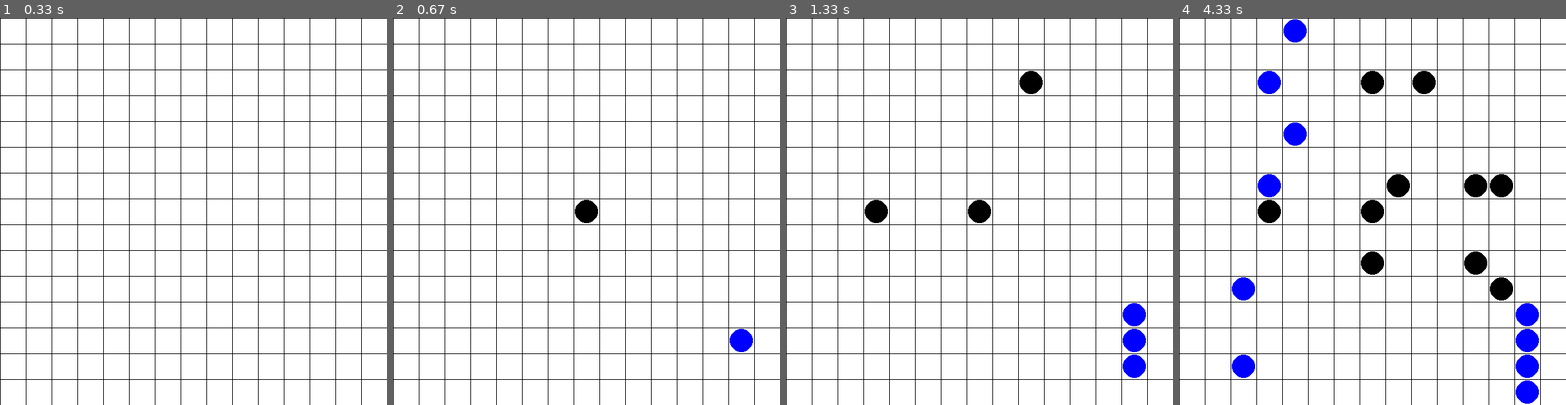
Above: before the commit, frames 1-4 (left to right).
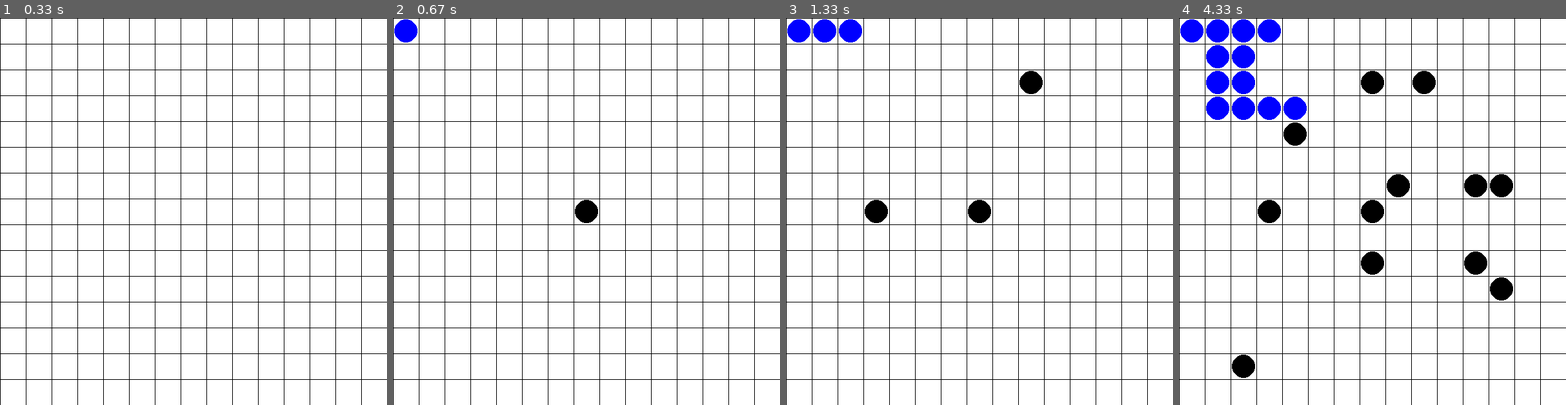
Above: after the commit, the same moments.

Repository: HuyHoang04/Caro-pygame
Game: pygame game, started from Algorithm/main.py
The game is run twice, just before and just after one commit, with the same random seed, the same clock (stepped at 60 frames per second) and the same inputs.
Inputs (mouse positions are in pixels of both pictures, inside the frame that each line leads up to):
- Up to frame 1 (0.33 s): no input
- Up to frame 2 (0.67 s): click (586, 211) at 0.38 s
- Up to frame 3 (1.33 s): click (886, 215) at 0.72 s; click (1037, 76) at 1.05 s
- Up to frame 4 (4.33 s): click (1380, 79) at 1.38 s; click (1376, 250) at 1.72 s; click (1473, 273) at 2.05 s; click (1473, 176) at 2.38 s; click (1511, 180) at 2.72 s; click (1507, 288) at 3.05 s; click (1387, 196) at 3.38 s; click (1287, 141) at 3.72 s; click (1256, 354) at 4.05 s

Frame 1 is identical in both runs. In frame 2, 0.6% of the frame differs, in the area x 0-93%, y 0-87%; in frame 3, 1.7%; in frame 4, 6.1%, in the area x 0-93%, y 0-100%.

Commit message:
UPDATE BOARD SIZE !!!!!!!
DUMA LAM DUOC ROI :))))

Diff:
--- a/Algorithm/main.py
+++ b/Algorithm/main.py
@@ -22,7 +22,7 @@
 
 # Difficulty levels
 EASY, MEDIUM, HARD, VERY_HARD = 1, 2, 3, 4
-AI_DIFFICULTY = VERY_HARD  # Change this to EASY, MEDIUM, or HARD
+AI_DIFFICULTY = HARD  # Change this to EASY, MEDIUM, or HARD
 
 def draw_board(screen, grid_size, cell_size):
     screen.fill(WHITE)
--- a/Game/Play/constants.py
+++ b/Game/Play/constants.py
@@ -1,44 +1,43 @@
 import pygame, random
 
-# Khởi tạo pygame
 pygame.init()
+# Thiết lập kích thước bảng và các biến
 
-# Thiết lập kích thước bảng và các biến
-board_sizes = ["8x8", "10x10", "15x15", "18x18", "20x20"]  # Các kích thước bảng
-current_size_index = 0
-N = int(board_sizes[current_size_index].split('x')[0])  # Kích thước ma trận ban đầu
-WIN_CONDITION = 5  # Số ký tự liên tiếp để thắng
-CELL_SIZE = 35  # Kích thước mỗi ô vuông
-WIDTH = 1280  # Đảm bảo kích thước này trùng với SCREEN trong menu.py
-HEIGHT = 850  # Đảm bảo kích thước này trùng với SCREEN trong menu.py
+N =  18
+WIN_CONDITION = 5
+CELL_SIZE = 35
+WIDTH = 1280
+HEIGHT = 850
 WHITE = (255, 255, 255)
 BLACK = (0, 0, 0)
-RED = (255, 0, 0)  # Màu nền lưới
-BACKGROUND_COLOR = pygame.image.load("assets/Background3.jpg")  # Màu nền màn hình
+RED = (255, 0, 0)
+BACKGROUND_COLOR = pygame.image.load("assets/Background3.jpg")
 LINE_WIDTH = 2
-FRAME_COLOR = (0, 128, 128)  # Màu khung bao quanh lưới
-FRAME_WIDTH = 6  # Độ dày của khung
+FRAME_COLOR = (0, 128, 128)
+FRAME_WIDTH = 6
 
 # Tải các biểu tượng X và O
-ICON_X = pygame.image.load("assets/iconX.png")  # Đường dẫn tới ảnh iconX.png
-ICON_O = pygame.image.load("assets/iconO.png")  # Đường dẫn tới ảnh iconO.png
+ICON_X = pygame.image.load("assets/iconX.png")
+ICON_O = pygame.image.load("assets/iconO.png")
 
-# Cân nhắc thay đổi kích thước icon để phù hợp với CELL_SIZE (nếu cần thiết)
 ICON_X = pygame.transform.scale(ICON_X, (CELL_SIZE - 10, CELL_SIZE - 10))
 ICON_O = pygame.transform.scale(ICON_O, (CELL_SIZE - 10, CELL_SIZE - 10))
 
 
-# Thiết lập vị trí lưới để nằm giữa màn hình
 def update_grid_offset():
     global GRID_OFFSET_X, GRID_OFFSET_Y
-
-    # Tính toán tổng chiều rộng và chiều cao của bàn cờ
     total_width = N * CELL_SIZE
     total_height = N * CELL_SIZE
-
-    # Căn giữa bàn cờ trong màn hình (hoặc đặt nó ở góc trái nếu quá rộng)
     GRID_OFFSET_X = (WIDTH - total_width) // 2
     GRID_OFFSET_Y = (HEIGHT - total_height) // 2
+
+def set_board_size(size):
+    global N
+    N = size
+    update_grid_offset()
+
+def get_board_size():
+    return N
 
 def get_board_position(mouse_pos):
     x, y = mouse_pos
@@ -53,30 +52,24 @@
     if empty_cells:
         return random.choice(empty_cells)
     return None, None
-
-# Gọi cập nhật lần đầu tiên
 update_grid_offset()
 
 import pygame
 from constants import *
 
-#--------------------------------------------------------------------------------------------------------------------------------------------------------------------------------------------------#
+#----------------------------------------------------------------------------------------------------------------------------------#
 #Vẽ lưới bàn cờ và khung bàn cờ
 def draw_grid(screen):
     """
     Vẽ lưới bàn cờ vào màn hình.
     """
-    screen.blit(BACKGROUND_COLOR, (0, 0))  # Đặt màu nền cho màn hình
-
+    screen.blit(BACKGROUND_COLOR, (0, 0))
 
     pygame.draw.rect(screen, FRAME_COLOR,
                      (GRID_OFFSET_X - FRAME_WIDTH, GRID_OFFSET_Y - FRAME_WIDTH,
                       N * CELL_SIZE + 2 * FRAME_WIDTH, N * CELL_SIZE + 2 * FRAME_WIDTH))
-
-
     pygame.draw.rect(screen, BLACK,
                      (GRID_OFFSET_X, GRID_OFFSET_Y, N * CELL_SIZE, N * CELL_SIZE))
-
 
     for i in range(1, N):
         pygame.draw.line(screen, WHITE,
@@ -100,15 +93,10 @@
 
 
 def draw_winning_line(screen, positions):
-    """
-    Vẽ đường thắng nếu có người chiến thắng.
-    """
     if not positions:
         return
-
     start_pos = positions[0]
     end_pos = positions[-1]
-
     start_x = GRID_OFFSET_X + start_pos[1] * CELL_SIZE + CELL_SIZE // 2
     start_y = GRID_OFFSET_Y + start_pos[0] * CELL_SIZE + CELL_SIZE // 2
     end_x = GRID_OFFSET_X + end_pos[1] * CELL_SIZE + CELL_SIZE // 2
--- a/Game/Play/leaderboard.csv
+++ b/Game/Play/leaderboard.csv
@@ -12,5 +12,10 @@
 Hoang,Lose
 Vinh,Lose
 Hung,Lose
-
+23,Lose
+Dung,Lose
+Toan,Lose
+Vu,Lose
+Quang,Lose
 1111,Win
+23,Win
--- a/Game/Play/leaderboard.py
+++ b/Game/Play/leaderboard.py
@@ -1,4 +1,4 @@
-# leaderboard.py
+
 import csv
 from constants import *
 
@@ -12,18 +12,15 @@
             writer.writerow([player_name, status])
 
 
-
-# Hàm đọc bảng xếp hạng từ file
 def load_leaderboard():
     leaderboard = []
     try:
         with open(LEADERBOARD_FILE, mode="r") as file:
             reader = csv.reader(file)
             for row in reader:
-                if len(row) >= 2:  # Đảm bảo dòng có ít nhất 2 phần tử
+                if len(row) >= 2:
                     leaderboard.append(row)
 
     except FileNotFoundError:
-        # File chưa tồn tại, không cần làm gì thêm
         pass
     return leaderboard
--- a/Game/Play/play.py
+++ b/Game/Play/play.py
@@ -2,75 +2,63 @@
 import pygame, sys, random, pyperclip
 from button import Button
 from constants import *
-
 from checkwin import check_winner
 from leaderboard import save_score, load_leaderboard
 
 
-# Khởi tạo pygame
 pygame.init()
 
-# Thiết lập màn hình hiển thị
+
 SCREEN = pygame.display.set_mode((1280, 850))
 pygame.display.set_caption("Menu")
-
-# Tải ảnh nền
 BG = pygame.image.load("assets/Background3.jpg")
 player_name = ""
 
-# Hàm lấy font chữ
 def get_font(size):
     return pygame.font.Font("assets/font.ttf", size)
 
-# Hàm để tạo ô nhập liệu và căn giữa văn bản, vẽ con trỏ nhấp nháy
+
 def draw_input_box(SCREEN, x, y, width, height, text, font, base_color, active_color, cursor_visible):
-    # Tạo một ô input box
+
     input_box = pygame.Rect(x, y, width, height)
-    pygame.draw.rect(SCREEN, base_color, input_box)  # Vẽ ô input box
-
-    # Tạo surface từ văn bản
-    text_surface = font.render(text, True, (0, 0, 0))  # Văn bản màu đen
-    text_rect = text_surface.get_rect(center=input_box.center)  # Căn giữa văn bản
-
-    # Vẽ văn bản vào ô
+    pygame.draw.rect(SCREEN, base_color, input_box)
+    text_surface = font.render(text, True, (0, 0, 0))
+    text_rect = text_surface.get_rect(center=input_box.center)
     SCREEN.blit(text_surface, text_rect)
 
-    # Vẽ con trỏ nhấp nháy
     if cursor_visible:
         cursor_rect = pygame.Rect(text_rect.right + 5, text_rect.top, 2, text_rect.height)
-        pygame.draw.rect(SCREEN, (0, 0, 0), cursor_rect)  # Vẽ con trỏ nhấp nháy (màu đen)
-
+        pygame.draw.rect(SCREEN, (0, 0, 0), cursor_rect)
     return input_box
 
-
-# Thiết lập các mức độ khó và kích thước bảng
+board_sizes = ["8x8", "10x10", "15x15", "18x18"]
+current_size_index = 3
+
 levels = ["EASY", "MEDIUM", "HARD"]
 current_level_index = 0
 
 mode = ["PLAYER", "COMPUTER"]
 current_mode_index = 1
 
-# Hàm chính để chơi game
+
 def play():
     global player_name
     board_size = int(board_sizes[current_size_index].split('x')[0])
-
-    # Khởi tạo bàn cờ
+    global N
+    N = board_size
     board = [["" for _ in range(N)] for _ in range(N)]
-    history = []  # Lưu tất cả các nước đi của X và O
-    turn = 0  # 0 là lượt của X (người chơi), 1 là lượt của O (người chơi)
+    set_board_size(board_size)
+    history = []
+    turn = 0
 
     while True:
         PLAY_MOUSE_POS = pygame.mouse.get_pos()
         SCREEN.fill("black")
-
         draw_grid(SCREEN)
         draw_symbols(SCREEN, board)
-
         PLAY_BACK = Button(image=None, pos=(660, 795), text_input="BACK", font=get_font(45), base_color="White", hovering_color="Red")
         PLAY_BACK.changeColor(PLAY_MOUSE_POS)
         PLAY_BACK.update(SCREEN)
-
         UNDO_BUTTON = Button(image=None, pos=(940, 795), text_input="UNDO", font=get_font(45), base_color="White", hovering_color="Red")
         UNDO_BUTTON.changeColor(PLAY_MOUSE_POS)
         UNDO_BUTTON.update(SCREEN)
@@ -79,15 +67,13 @@
             if event.type == pygame.QUIT:
                 pygame.quit()
                 sys.exit()
-
             if event.type == pygame.MOUSEBUTTONDOWN:
                 if PLAY_BACK.checkForInput(PLAY_MOUSE_POS):
                     main_menu()
 
                 if UNDO_BUTTON.checkForInput(PLAY_MOUSE_POS) and len(history) >= 2:
-                    # Nếu history có đủ ít nhất 2 nước đi (1 của X và 1 của O)
-                    last_move_o = history.pop()  # Lấy nước đi của O
-                    last_move_x = history.pop()  # Lấy nước đi của X
+                    last_move_o = history.pop()
+                    last_move_x = history.pop()
 
                     # Hoàn tác nước đi của O
                     row, col, player = last_move_o
@@ -96,8 +82,7 @@
                     # Hoàn tác nước đi của X
                     row, col, player = last_move_x
                     board[row][col] = ""
-
-                    turn -= 2  # Quay lại lượt trước đó (đưa lượt về X nếu đang ở lượt O, hoặc ngược lại)
+                    turn -= 2
 
                 else:
                     row, col = (PLAY_MOUSE_POS[1] - GRID_OFFSET_Y) // CELL_SIZE, (PLAY_MOUSE_POS[0] - GRID_OFFSET_X) // CELL_SIZE
@@ -160,11 +145,8 @@
                                             display_winner_screen("O")
                                             return
                                         turn += 1  # Chuyển lượt sang X (người chơi)
+
         pygame.display.update()
-
-
-
-
 
 
 def find_random_empty_spot(board):
@@ -173,28 +155,22 @@
 
 
 def display_winner_screen(winner):
-    # Hỏi tên người chơi
-    global player_name  # Đảm bảo biến toàn cục
-
-    # Lưu kết quả vào bảng xếp hạng
+    global player_name
     if winner == "X":
         save_score(player_name, "Lose")
     else:
         save_score(player_name, "Win")
 
     while True:
-        SCREEN.blit(BG, (0, 0))  # Màu nền cho thông báo người thắng
-
+        SCREEN.blit(BG, (0, 0))
         WINNER_TEXT = get_font(75).render(f"{winner} Wins!", True, "White")
         WINNER_RECT = WINNER_TEXT.get_rect(center=(670, 300))
-
         REPLAY_BUTTON = Button(image=pygame.image.load("assets/Quit Rect.png"), pos=(440, 500),
                                text_input="Replay", font=get_font(45), base_color="#d7fcd4", hovering_color="White")
         BACK_BUTTON = Button(image=pygame.image.load("assets/Quit Rect.png"), pos=(840, 500),
                              text_input="BACK", font=get_font(45), base_color="#d7fcd4", hovering_color="White")
         SCORE_BUTTON = Button(image=pygame.image.load("assets/Quit Rect.png"), pos=(640, 630),
                               text_input="Score", font=get_font(45), base_color="#d7fcd4", hovering_color="White")
-
         SCREEN.blit(WINNER_TEXT, WINNER_RECT)
 
         for button in [REPLAY_BUTTON, BACK_BUTTON, SCORE_BUTTON]:
@@ -207,29 +183,23 @@
                 sys.exit()
             if event.type == pygame.MOUSEBUTTONDOWN:
                 if REPLAY_BUTTON.checkForInput(pygame.mouse.get_pos()):
-                    play()  # Bắt đầu lại trò chơi
+                    play()
                 if BACK_BUTTON.checkForInput(pygame.mouse.get_pos()):
-                    main_menu()  # Quay lại menu chính
+                    main_menu()
                 if SCORE_BUTTON.checkForInput(pygame.mouse.get_pos()):
-                    display_leaderboard()  # Hiện bảng xếp hạng
-
+                    display_leaderboard()
         pygame.display.update()
 
-# menu.py (Thêm hàm display_leaderboard)
 def display_leaderboard():
     leaderboard = load_leaderboard()
     current_page = 0
     items_per_page = 10  # Giới hạn 10 mục trên mỗi trang
 
     while True:
-        SCREEN.blit(BG, (0, 0))  # Đặt màu nền
-
-        # Hiển thị tiêu đề bảng xếp hạng
+        SCREEN.blit(BG, (0, 0))
         TITLE_TEXT = get_font(75).render("LEADERBOARD", True, "White")
         TITLE_RECT = TITLE_TEXT.get_rect(center=(640, 100))
         SCREEN.blit(TITLE_TEXT, TITLE_RECT)
-
-        # Hiển thị các mục trên trang hiện tại
         start_index = current_page * items_per_page
         end_index = start_index + items_per_page
         for index, entry in enumerate(leaderboard[start_index:end_index], start=start_index + 1):
@@ -237,57 +207,50 @@
             name_rect = name_text.get_rect(center=(640, 150 + (index - start_index) * 50))
             SCREEN.blit(name_text, name_rect)
 
-        # Nút "Previous" (Trang trước)
-        prev_button = Button(image=pygame.image.load("assets/Quit Rect.png"), pos=(200, 650),
+        PREV_BUTTON = Button(image=pygame.image.load("assets/Quit Rect.png"), pos=(200, 650),
                              text_input="Pre", font=get_font(45), base_color="#d7fcd4", hovering_color="White")
-
-        prev_button.changeColor(pygame.mouse.get_pos())
-        prev_button.update(SCREEN)
-
-        # Nút "Next" (Trang sau)
-        next_button =  Button(image=pygame.image.load("assets/Quit Rect.png"), pos=(1080, 650),
+        PREV_BUTTON.changeColor(pygame.mouse.get_pos())
+        PREV_BUTTON.update(SCREEN)
+
+        NEXT_BUTTON =  Button(image=pygame.image.load("assets/Quit Rect.png"), pos=(1080, 650),
                              text_input="Next", font=get_font(45), base_color="#d7fcd4", hovering_color="White")
-        next_button.changeColor(pygame.mouse.get_pos())
-        next_button.update(SCREEN)
-
+        NEXT_BUTTON.changeColor(pygame.mouse.get_pos())
+        NEXT_BUTTON.update(SCREEN)
         BACK_BUTTON = Button(image=pygame.image.load("assets/Quit Rect.png"), pos=(640, 750),
                              text_input="BACK", font=get_font(45), base_color="#d7fcd4", hovering_color="White")
         BACK_BUTTON.changeColor(pygame.mouse.get_pos())
         BACK_BUTTON.update(SCREEN)
 
-        # Kiểm tra sự kiện chuột
+
         for event in pygame.event.get():
             if event.type == pygame.QUIT:
                 pygame.quit()
                 sys.exit()
 
             if event.type == pygame.MOUSEBUTTONDOWN:
-                if prev_button.checkForInput(pygame.mouse.get_pos()) and current_page > 0:
-                    current_page -= 1  # Chuyển về trang trước
-                if next_button.checkForInput(pygame.mouse.get_pos()) and (current_page + 1) * items_per_page < len(leaderboard):
-                    current_page += 1  # Chuyển đến trang sau
+                if PREV_BUTTON.checkForInput(pygame.mouse.get_pos()) and current_page > 0:
+                    current_page -= 1
+                if NEXT_BUTTON.checkForInput(pygame.mouse.get_pos()) and (current_page + 1) * items_per_page < len(leaderboard):
+                    current_page += 1
                 if BACK_BUTTON.checkForInput(pygame.mouse.get_pos()):
-                    return  # Trở về màn hình trước
+                    return
 
         pygame.display.update()
 
 
-# Hàm menu chính
-# Hàm menu chính
+
 def main_menu():
     global current_level_index, current_size_index,  player_name, current_mode_index
-    input_active = False  # Kiểm tra xem ô nhập liệu có được chọn không
-    cursor_visible = False  # Biến xác định con trỏ có hiển thị không
-    last_cursor_toggle_time = 0  # Thời gian lần cuối cùng thay đổi trạng thái con trỏ nhấp nháy
-    cursor_toggle_interval = 500  # Thời gian để chuyển đổi trạng thái con trỏ (500ms)
+    input_active = False
+    cursor_visible = False
+    last_cursor_toggle_time = 0
+    cursor_toggle_interval = 500
 
     while True:
         SCREEN.blit(BG, (0, 0))
         MENU_MOUSE_POS = pygame.mouse.get_pos()
-
         MENU_TEXT = get_font(100).render("CARO GAME", True, "White")
         MENU_RECT = MENU_TEXT.get_rect(center=(640, 120))
-
         PLAY_BUTTON = Button(image=pygame.image.load("assets/Play Rect.png"), pos=(640, 570),
                              text_input="PLAY", font=get_font(75), base_color="#d7fcd4", hovering_color="White")
 
@@ -305,24 +268,22 @@
 
         LEFT_ARROW_SIZE = Button(image=pygame.image.load("assets/arrow-left2.png"), pos=(440, 370),
                                  text_input="", font=get_font(75), base_color="White", hovering_color="Green")
-
         RIGHT_ARROW_SIZE = Button(image=pygame.image.load("assets/arrow-right2.png"), pos=(840, 370),
                                   text_input="", font=get_font(75), base_color="White", hovering_color="Green")
 
         SIZE_TEXT = get_font(35).render(board_sizes[current_size_index], True, "#d7fcd4")
         SIZE_RECT = SIZE_TEXT.get_rect(center=(640, 370))
 
-          # Thêm mũi tên điều chỉnh chế độ chơi (PLAYER vs COMPUTER)
+
         LEFT_ARROW_MODE = Button(image=pygame.image.load("assets/arrow-left2.png"), pos=(440, 440),
                                  text_input="", font=get_font(75), base_color="White", hovering_color="Green")
-
         RIGHT_ARROW_MODE = Button(image=pygame.image.load("assets/arrow-right2.png"), pos=(840, 440),
                                   text_input="", font=get_font(75), base_color="White", hovering_color="Green")
 
         MODE_TEXT = get_font(35).render(mode[current_mode_index], True, "#d7fcd4")
         MODE_RECT = MODE_TEXT.get_rect(center=(640, 440))
 
-        # Vẽ ô nhập tên người chơi với con trỏ nhấp nháy
+       #Nhập tên người chơi
         input_box = draw_input_box(SCREEN, 440, 200, 400, 50, player_name, get_font(35), "#d7fcd4", "White", cursor_visible)
 
         SCREEN.blit(MENU_TEXT, MENU_RECT)
@@ -334,13 +295,11 @@
             button.changeColor(MENU_MOUSE_POS)
             button.update(SCREEN)
 
-        # Xử lý thay đổi trạng thái con trỏ nhấp nháy
         current_time = pygame.time.get_ticks()
         if current_time - last_cursor_toggle_time > cursor_toggle_interval:
-            cursor_visible = not cursor_visible  # Đổi trạng thái của con trỏ
-            last_cursor_toggle_time = current_time  # Cập nhật thời gian
-
-        # Sự kiện nhập liệu
+            cursor_visible = not cursor_visible
+            last_cursor_toggle_time = current_time
+
         for event in pygame.event.get():
             if event.type == pygame.QUIT:
                 pygame.quit()
@@ -357,12 +316,14 @@
                     current_level_index = (current_level_index + 1) % len(levels)
                 if LEFT_ARROW_SIZE.checkForInput(MENU_MOUSE_POS):
                     current_size_index = (current_size_index - 1) % len(board_sizes)
+                    set_board_size(int(board_sizes[current_size_index].split('x')[0]))
 
 
                 if RIGHT_ARROW_SIZE.checkForInput(MENU_MOUSE_POS):
                     current_size_index = (current_size_index + 1) % len(board_sizes)
-
-                # Chuyển đổi chế độ chơi giữa "PLAYER" và "COMPUTER"
+                    set_board_size(int(board_sizes[current_size_index].split('x')[0]))
+
+
                 if LEFT_ARROW_MODE.checkForInput(MENU_MOUSE_POS):
                     current_mode_index = (current_mode_index - 1) % len(mode)
                 if RIGHT_ARROW_MODE.checkForInput(MENU_MOUSE_POS):
@@ -383,5 +344,4 @@
 
         pygame.display.update()
 
-
 main_menu()
--- a/Game/Play/test.py
+++ /dev/null
@@ -1,74 +0,0 @@
-import pygame
-import random
-from checkwin import check_winner
-from constants import get_board_size
-
-# test.py
-from constants import *
-
-# Hàm tính điểm của mỗi nước đi
-def evaluate(board):
-    # Kiểm tra xem ai có thắng không
-    if check_winner(board, "O")[0]:
-        return 1  # AI thắng
-    elif check_winner(board, "X")[0]:
-        return -1  # Người chơi thắng
-    return 0  # Không có ai thắng
-
-# Hàm Minimax
-def minimax(board, depth, is_maximizing_player):
-    score = evaluate(board)
-
-    # Nếu đã thắng hoặc thua, trả về điểm
-    if score == 1 or score == -1:
-        return score
-
-    # Nếu bàn cờ đầy, hòa
-    if not any("" in row for row in board):
-        return 0
-
-    if is_maximizing_player:
-        best = -float('inf')  # AI tìm kiếm để tối đa hóa điểm
-        for row in range(len(board)):
-            for col in range(len(board[row])):
-                if board[row][col] == "":
-                    board[row][col] = "O"  # AI đánh O
-                    best = max(best, minimax(board, depth + 1, False))
-                    board[row][col] = ""  # Quay lại bước trước
-        return best
-    else:
-        best = float('inf')  # Người chơi tìm kiếm để tối thiểu hóa điểm
-        for row in range(len(board)):
-            for col in range(len(board[row])):
-                if board[row][col] == "":
-                    board[row][col] = "X"  # Người chơi đánh X
-                    best = min(best, minimax(board, depth + 1, True))
-                    board[row][col] = ""  # Quay lại bước trước
-        return best
-
-# Hàm tìm nước đi tốt nhất
-def find_best_move(board, level="EASY"):
-    best_val = -float('inf')
-    best_move = (-1, -1)
-
-    # Cấu hình độ sâu cho AI dựa trên mức độ khó
-    if level == "EASY":
-        depth = 1
-    elif level == "MEDIUM":
-        depth = 3
-    else:
-        depth = 5  # Độ khó HARD sẽ sử dụng độ sâu lớn hơn
-
-    # Thử tất cả các nước đi và tính điểm để chọn nước đi tốt nhất
-    for row in range(len(board)):
-        for col in range(len(board[row])):
-            if board[row][col] == "":
-                board[row][col] = "O"  # AI đánh O
-                move_val = minimax(board, 0, False)
-                board[row][col] = ""  # Quay lại bước trước
-
-                if move_val > best_val:
-                    best_move = (row, col)
-                    best_val = move_val
-
-    return best_move
Not shown, changed: Game/Play/.DS_Store
